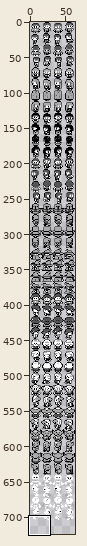
File history of a sprite sheet, assets/sprites.png. Above: a wide view before the commit, with the close-up outlined.
Close-up. Before the commit:
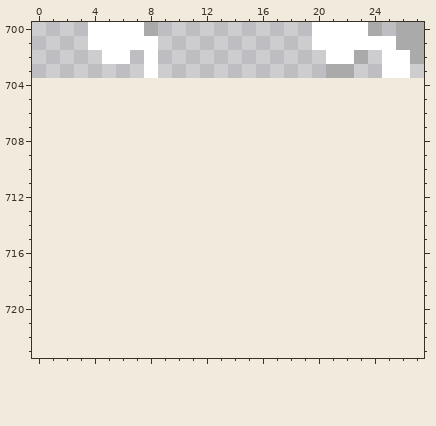
The file is 64x704 pixels. Shown: x 0..27, y 700..723. The old version is drawn lined up with the new one, on the new canvas. The wide view leaves out empty margins.
After the commit:
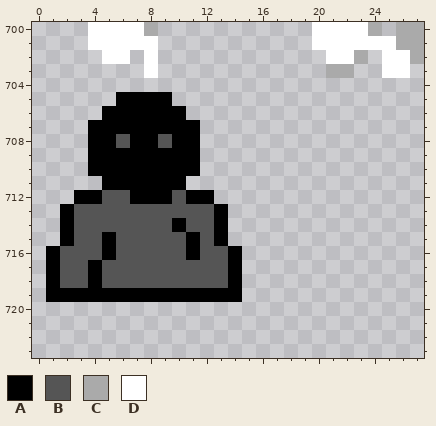
Palette (. is transparent): A #000000  B #555555  C #aaaaaa  D #ffffff
From old to new:
canvas 64x704 -> 64x768
Changed rows in their new state; - is an unchanged pixel.
first column x 1:
705 -----AAAA-----
706 ----AAAAAA----
707 ---AAAAAAAA---
708 ---AABAABAA---
709 ---AAAAAAAA---
710 ---AAAAAAAA---
711 ----AAAAAA----
712 --AABBAAABAA--
713 -ABBBBBBBBBBA-
714 -ABBBBBBBABBA-
715 -ABBABBBBBABA-
716 ABBBABBBBBABBA
717 ABBABBBBBBBBBA
718 ABBABBBBBBBBBA
719 AAAAAAAAAAAAAA
